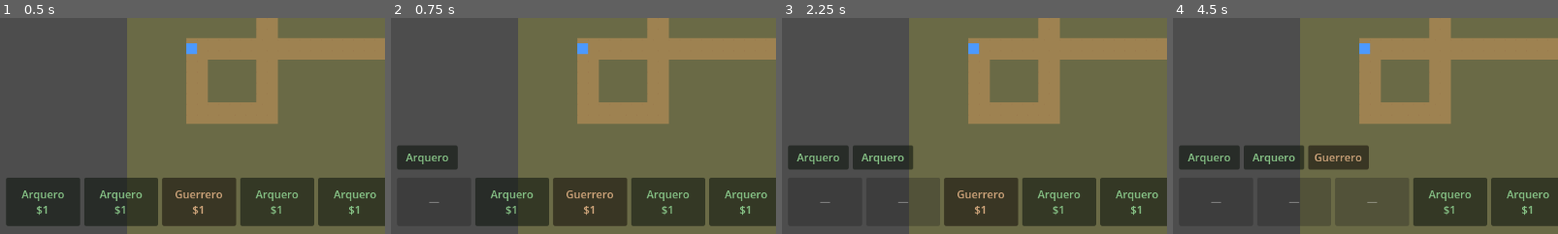
Above: before the commit, frames 1-4 (left to right).
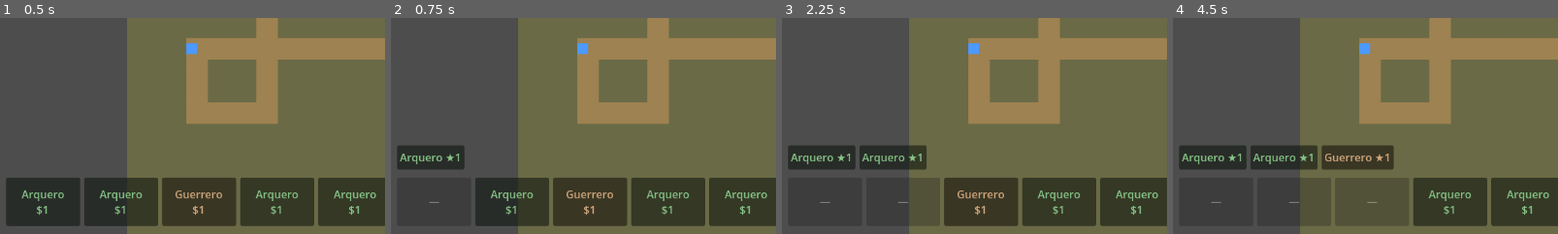
Above: after the commit, the same moments.

Repository: Poleravus/tdtft
Game: Godot game, scene res://scenes/Cristian1.tscn
Two runs of this game, one before a commit and one after it. Both use one fixed random seed, a clock stepped at 60 frames per second and the inputs below. The project has no main scene, so this scene is started directly.
Inputs (mouse positions are % of the whole screen's width and height, from its top left):
- Up to frame 1 (0.5 s): no input
- Up to frame 2 (0.75 s): click "Arquero $1" at 0.5 s
- Up to frame 3 (2.25 s): click "Arquero" (after the commit: "Arquero ★1") at 1.25 s; click "Arquero $1" at 2 s
- Up to frame 4 (4.5 s): click (13, 82) at 2.75 s, where only the run before the commit has a clickable "Arquero"; click (14, 82) at 3.5 s, where only the run after the commit has a clickable "Arquero ★1"; click "Guerrero $1" at 4.25 s
The pictures show only the part of the screen within x 0-50%, y 50-100%; the shares and areas given below are measured in that part.

Frame 1 is identical in both runs. In frame 2, 0.5% of the frame differs, in the area x 2-20%, y 59-70%; in frame 3, 1.2%; in frame 4, 2.0%, in the area x 2-58%, y 58-71%.

Commit message:
feat: Fase 3 slice 2 - combinar 3 iguales -> estrella (hasta 4)
Unidades poseidas como {data, star}. 3 de la misma estrella (cuentan banca + tablero) se fusionan en una de estrella+1, hasta 4, en cascada. La combinada queda en el tablero si alguna estaba colocada; si no, en la banca.

Turret: la estrella escala el dano (x star_stat_multiplier por nivel) y el tamano + etiqueta. Venta por estrella (costo de construccion - 1, escala con la estrella). Test del valor de venta.

Co-Authored-By: Claude Opus 4.8 <noreply@anthropic.com>

Diff:
--- a/scenes/Cristian1.gd
+++ b/scenes/Cristian1.gd
@@ -1,9 +1,9 @@
 extends Node2D
-## Controlador del nivel: castillo + héroe, oleadas, HUD y TIENDA (siempre
-## disponible): 5 slots por odds/pool, banca (máx 12), reroll, comprar XP,
-## colocar sobre el pasto (limitado por slots de tablero = nivel) y vender
-## (clic derecho + confirmar) unidades de banca o tablero. La ronda arranca
-## solo con "Empezar". RunManager lleva fases/economía; ShopSystem la tienda.
+## Controlador del nivel: castillo + héroe, oleadas, HUD y TIENDA. Las unidades
+## poseídas son {data, star}: 3 iguales (misma estrella) se combinan en una de
+## estrella+1 (banca o tablero), hasta 4★. Colocar solo en preparación, limitado
+## por slots de tablero (= nivel). Vender (clic derecho + confirmar). RunManager
+## lleva fases/economía; ShopSystem la tienda.
 
 const SlimeScene := preload("res://src/entities/Enemigos/Slime.tscn")
 const HeroScene := preload("res://src/entities/Hero/Hero.tscn")
@@ -51,9 +51,9 @@
 var _spawning: bool = false
 var _wave_active: bool = false
 
-var _placing_unit: TurretData = null
+var _placing_unit: Dictionary = {}       ## {data, star} elegido para colocar; {} = nada
 var _board: Dictionary = {}              ## celda (Vector2i) -> Turret colocada
-var _sell_pending: Dictionary = {}       ## {} = nada; o {kind, unit, value, turret?}
+var _sell_pending: Dictionary = {}       ## venta pendiente (clic derecho)
 
 
 func _ready() -> void:
@@ -98,7 +98,7 @@
 		return
 	if get_viewport().gui_get_hovered_control() != null:
 		return  # clic sobre la UI: que lo maneje el control
-	if _placing_unit != null:
+	if not _placing_unit.is_empty():
 		if event.button_index == MOUSE_BUTTON_LEFT:
 			_try_place(get_global_mouse_position())
 			get_viewport().set_input_as_handled()
@@ -108,8 +108,9 @@
 	elif event.button_index == MOUSE_BUTTON_RIGHT:
 		var t := _turret_at(get_global_mouse_position())
 		if t != null:
-			_offer_sell({"kind": "board", "turret": t, "unit": (t as Turret).data,
-					"value": _sell_value((t as Turret).data)})
+			var tt := t as Turret
+			_offer_sell({"kind": "board", "turret": t, "data": tt.data, "star": tt.star,
+					"value": _sell_value(tt.data, tt.star)})
 			get_viewport().set_input_as_handled()
 
 
@@ -123,14 +124,20 @@
 	if not _can_build_at(world_pos):
 		return
 	var cell := mapa.local_to_map(mapa.to_local(world_pos))
+	_spawn_turret_at(cell, _placing_unit["data"], _placing_unit["star"])
+	GameState.bench.erase(_placing_unit)
+	_cancel_placing()
+	_refresh_bench()
+	_check_combines()
+
+
+func _spawn_turret_at(cell: Vector2i, data: TurretData, star: int) -> void:
 	var turret := TurretScene.instantiate()
-	turret.data = _placing_unit
+	turret.data = data
+	turret.star = star
 	add_child(turret)
 	turret.global_position = mapa.to_global(mapa.map_to_local(cell))
 	_board[cell] = turret
-	GameState.bench.erase(_placing_unit)
-	_cancel_placing()
-	_refresh_bench()
 
 
 func _can_build_at(world_pos: Vector2) -> bool:
@@ -144,7 +151,7 @@
 
 
 func _cancel_placing() -> void:
-	_placing_unit = null
+	_placing_unit = {}
 	_hint_label.visible = false
 
 
@@ -156,32 +163,80 @@
 	return null
 
 
-# --- Vender (clic derecho + confirmar) ---
-func _sell_value(unit: TurretData) -> int:
-	return maxi(1, _shop.unit_cost(unit) - 1)
+# --- Combinar 3 iguales -> estrella+1 (banca + tablero) ---
+func _check_combines() -> void:
+	while _try_one_combine():
+		pass
+
+
+func _try_one_combine() -> bool:
+	var groups := {}
+	for entry in GameState.bench:
+		_group_add(groups, entry["data"], entry["star"], "bench", entry)
+	for cell in _board:
+		var t = _board[cell]
+		_group_add(groups, t.data, t.star, "board", cell)
+	for key in groups:
+		var g = groups[key]
+		if g["star"] < ShopConfig.MAX_STAR and g["bench"].size() + g["board"].size() >= 3:
+			_do_merge(g)
+			return true
+	return false
+
+
+func _group_add(groups: Dictionary, data: TurretData, star: int, kind: String, ref) -> void:
+	var key := str(data.get_instance_id()) + "_" + str(star)
+	if not groups.has(key):
+		groups[key] = {"data": data, "star": star, "bench": [], "board": []}
+	groups[key][kind].append(ref)
+
+
+func _do_merge(g: Dictionary) -> void:
+	var from_bench: int = mini(3, g["bench"].size())
+	var from_board: int = 3 - from_bench
+	for i in from_bench:
+		GameState.bench.erase(g["bench"][i])
+	var freed: Array = []
+	for j in from_board:
+		var cell = g["board"][j]
+		var t = _board.get(cell)
+		if is_instance_valid(t):
+			t.queue_free()
+		_board.erase(cell)
+		freed.append(cell)
+	if freed.size() > 0:
+		_spawn_turret_at(freed[0], g["data"], g["star"] + 1)
+	else:
+		GameState.bench.append({"data": g["data"], "star": g["star"] + 1})
+	_refresh_bench()
+
+
+# --- Vender ---
+func _sell_value(data: TurretData, star: int) -> int:
+	return _shop.sell_value(_shop.unit_cost(data), star)
 
 
 func _offer_sell(pending: Dictionary) -> void:
 	_sell_pending = pending
-	_sell_button.text = "Vender %s (+%d)" % [pending.unit.display_name, pending.value]
+	_sell_button.text = "Vender %s ★%d (+%d)" % [pending["data"].display_name, pending["star"], pending["value"]]
 	_sell_button.visible = true
 
 
 func _do_sell() -> void:
 	if _sell_pending.is_empty():
 		return
-	if _sell_pending.kind == "bench":
-		GameState.bench.erase(_sell_pending.unit)
+	if _sell_pending["kind"] == "bench":
+		GameState.bench.erase(_sell_pending["entry"])
 		_refresh_bench()
 	else:
-		var t = _sell_pending.turret
+		var t = _sell_pending["turret"]
 		for cell in _board.keys():
 			if _board[cell] == t:
 				_board.erase(cell)
 				break
 		if is_instance_valid(t):
 			t.queue_free()
-	RunManager.add_gold(_sell_pending.value)
+	RunManager.add_gold(_sell_pending["value"])
 	_cancel_sell()
 
 
@@ -211,10 +266,11 @@
 	if not RunManager.can_afford(cost) or not _shop.buy(unit):
 		return
 	RunManager.spend_gold(cost)
-	GameState.bench.append(unit)
+	GameState.bench.append({"data": unit, "star": 1})
 	_shop_offer[i] = null
 	_refresh_shop()
 	_refresh_bench()
+	_check_combines()
 
 
 func _on_reroll_pressed() -> void:
@@ -235,13 +291,14 @@
 		return
 	if i < GameState.bench.size():
 		_placing_unit = GameState.bench[i]
-		_hint_label.text = "Coloca %s en el pasto · clic derecho cancela" % _placing_unit.display_name
+		_hint_label.text = "Coloca %s en el pasto · clic derecho cancela" % _placing_unit["data"].display_name
 		_hint_label.visible = true
 
 
-func _on_bench_gui_input(event: InputEvent, unit: TurretData) -> void:
+func _on_bench_gui_input(event: InputEvent, entry: Dictionary) -> void:
 	if event is InputEventMouseButton and event.pressed and event.button_index == MOUSE_BUTTON_RIGHT:
-		_offer_sell({"kind": "bench", "unit": unit, "value": _sell_value(unit)})
+		_offer_sell({"kind": "bench", "entry": entry, "data": entry["data"], "star": entry["star"],
+				"value": _sell_value(entry["data"], entry["star"])})
 
 
 func _on_hide_toggled(pressed: bool) -> void:
@@ -307,21 +364,19 @@
 	start.pressed.connect(RunManager.request_start_round)
 	_shop_box.add_child(start)
 
-	# botón de venta (aparece al hacer clic derecho sobre una unidad)
 	_sell_button = Button.new()
 	_sell_button.visible = false
 	_sell_button.anchor_left = 0.5
 	_sell_button.anchor_right = 0.5
 	_sell_button.anchor_top = 1.0
 	_sell_button.anchor_bottom = 1.0
-	_sell_button.offset_left = -120.0
-	_sell_button.offset_right = 120.0
+	_sell_button.offset_left = -130.0
+	_sell_button.offset_right = 130.0
 	_sell_button.offset_top = -184.0
 	_sell_button.offset_bottom = -144.0
 	_sell_button.pressed.connect(_do_sell)
 	ui.add_child(_sell_button)
 
-	# botón ocultar/mostrar tienda (siempre visible, arriba a la derecha)
 	_hide_button = Button.new()
 	_hide_button.text = "Ocultar tienda"
 	_hide_button.toggle_mode = true
@@ -335,7 +390,6 @@
 	ui.add_child(_hide_button)
 
 
-## Ancla un Control horizontal abajo (ancho completo), con offsets top/bottom.
 func _anchor_row(c: Control, top: float, bottom: float) -> void:
 	c.anchor_left = 0.0
 	c.anchor_right = 1.0
@@ -365,13 +419,13 @@
 	for child in _bench_box.get_children():
 		child.queue_free()
 	for i in GameState.bench.size():
-		var unit: TurretData = GameState.bench[i]
+		var entry = GameState.bench[i]
 		var b := Button.new()
-		b.text = unit.display_name
-		b.custom_minimum_size = Vector2(90, 36)
-		b.modulate = unit.body_color.lerp(Color.WHITE, 0.45)
+		b.text = "%s ★%d" % [entry["data"].display_name, entry["star"]]
+		b.custom_minimum_size = Vector2(96, 36)
+		b.modulate = entry["data"].body_color.lerp(Color.WHITE, 0.45)
 		b.pressed.connect(_on_bench_pressed.bind(i))
-		b.gui_input.connect(_on_bench_gui_input.bind(unit))
+		b.gui_input.connect(_on_bench_gui_input.bind(entry))
 		_bench_box.add_child(b)
 
 
--- a/src/entities/Torretas/turret.gd
+++ b/src/entities/Torretas/turret.gd
@@ -1,9 +1,11 @@
 class_name Turret
 extends Node2D
-## Torreta: estática, auto-ataca al enemigo más cercano en rango. Stats y color
-## desde TurretData. splash_radius > 0 → daño en área (bombardero). Invulnerable.
+## Torreta: estática, auto-ataca al enemigo más cercano. Stats/color desde
+## TurretData; splash_radius > 0 → daño en área. La estrella escala el daño
+## (×star_stat_multiplier por nivel) y el tamaño. Invulnerable por ahora.
 
 @export var data: TurretData
+var star: int = 1
 
 var combat := CombatStatsComponent.new()
 var _attack_cd: float = 0.0
@@ -20,6 +22,16 @@
 		return
 	combat.setup(data.stats, [])
 	body.color = data.body_color
+	body.scale = Vector2.ONE * (1.0 + (star - 1) * 0.25)  # más grande = más estrella
+	_add_star_label()
+
+
+func _add_star_label() -> void:
+	var l := Label.new()
+	l.text = "★%d" % star
+	l.position = Vector2(-14, -36)
+	l.add_theme_font_size_override("font_size", 16)
+	add_child(l)
 
 
 func _process(delta: float) -> void:
@@ -36,11 +48,15 @@
 		queue_redraw()
 
 
+## Multiplicador de stats por estrella (1★ = 1.0).
+func star_factor() -> float:
+	return pow(data.star_stat_multiplier, star - 1)
+
+
 func _fire_at(target: Enemy) -> void:
-	var dmg := combat.current.damage
+	var dmg := combat.current.damage * star_factor()
 	var pen := combat.current.penetration
 	if data.splash_radius > 0.0:
-		# daño en área: todos los enemigos cerca del objetivo
 		var center := target.aim_point()
 		for node in get_tree().get_nodes_in_group("enemies"):
 			var e := node as Enemy
--- a/src/systems/shop_system.gd
+++ b/src/systems/shop_system.gd
@@ -27,6 +27,12 @@
 ## Costo por rareza: común 1 … legendaria 4.
 func unit_cost(unit: TurretData) -> int:
 	return unit.rarity + 1
+
+
+## Oro al vender una unidad: su costo de construcción (costo × 3^(estrella-1))
+## menos 1; mínimo 1. Así una 2★ (3 copias) vale ~3×, una 3★ ~9×.
+static func sell_value(cost: int, star: int) -> int:
+	return maxi(1, cost * int(pow(3, star - 1)) - 1)
 
 
 ## Tira la oferta (shop_size slots) según las odds del nivel. Puede traer nulls
--- a/tests/unit/test_shop_system.gd
+++ b/tests/unit/test_shop_system.gd
@@ -36,3 +36,10 @@
 	shop.setup(ShopConfig.new(), [])
 	assert_eq(shop.unit_cost(_unit(Rarity.Tier.COMUN)), 1)
 	assert_eq(shop.unit_cost(_unit(Rarity.Tier.EPICA)), 3)
+
+
+func test_valor_de_venta_por_estrella() -> void:
+	assert_eq(ShopSystemScript.sell_value(1, 1), 1)    # max(1, 1-1) = 1
+	assert_eq(ShopSystemScript.sell_value(2, 1), 1)    # 2-1 = 1
+	assert_eq(ShopSystemScript.sell_value(2, 2), 5)    # 2*3 - 1 = 5
+	assert_eq(ShopSystemScript.sell_value(3, 3), 26)   # 3*9 - 1 = 26
